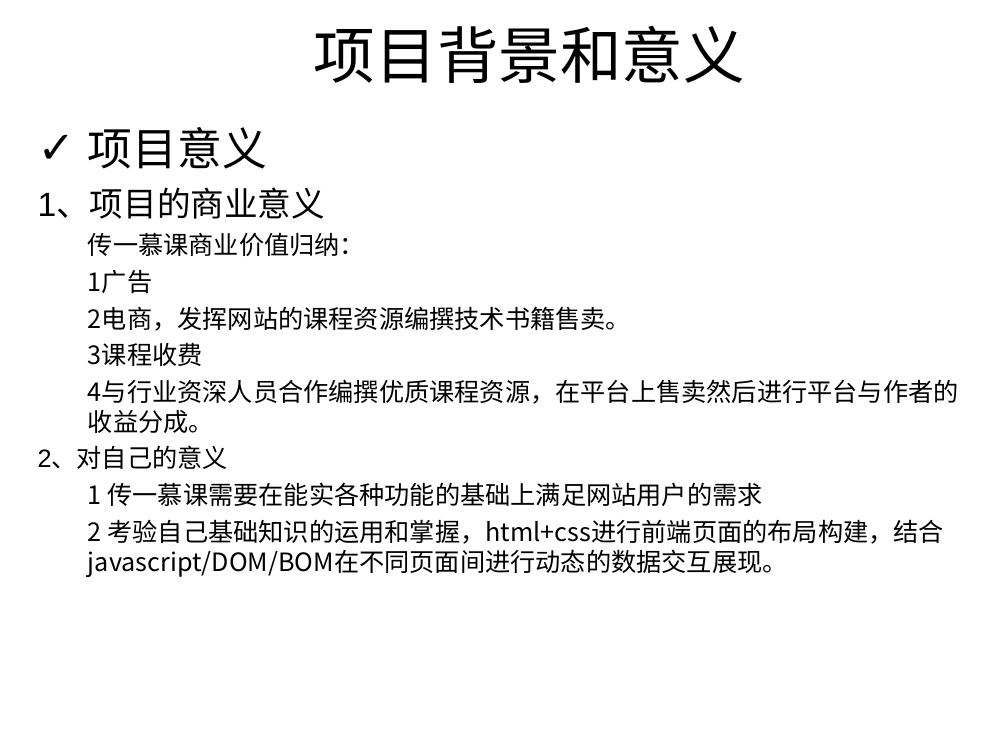
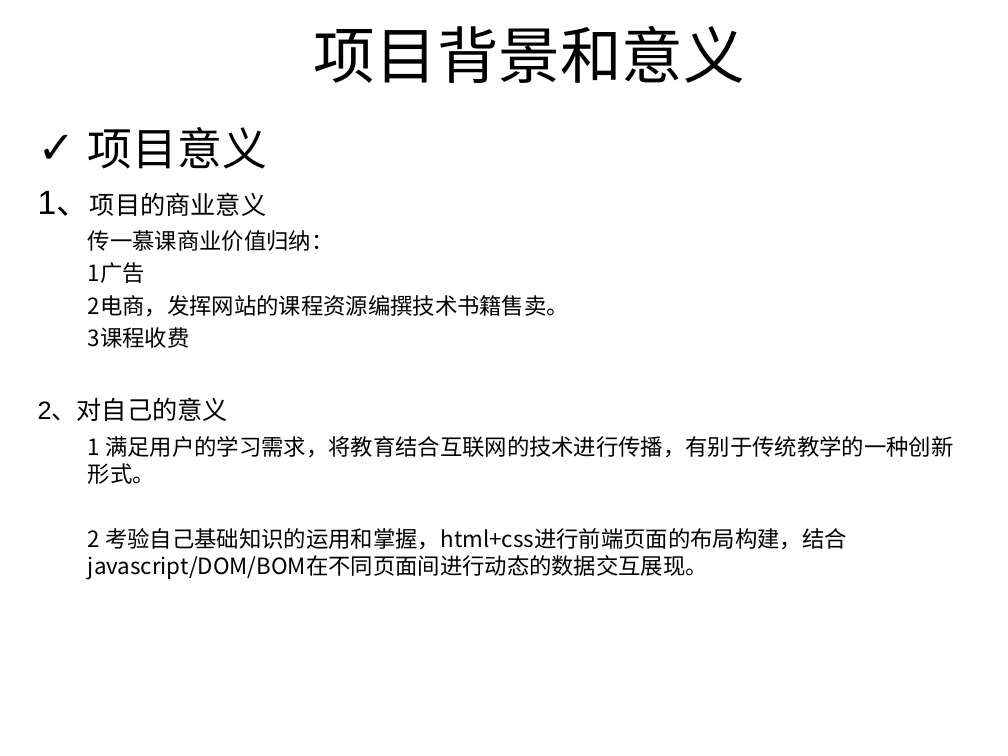
Before and after one commit to chuntong007/CY-work, a slide deck: slide 4 of 一阶项目文件/hx180310林春通一阶评审ppt模板.ppt (slide 5 before the commit). Drawn at 1008x756 pixels with LibreOffice and Linux fonts; fonts in the diff are those of the drawing; background and template pictures are left out. Boxes give left, top, right and bottom in pixels: in the first picture for what was removed or moved away, otherwise in the second. Text is boxed around its words. In the diff, an @@ line names an element or a change of style, - is before the commit and + after.

```diff
--- a/一阶项目文件/hx180310林春通一阶评审ppt模板.ppt
+++ b/一阶项目文件/hx180310林春通一阶评审ppt模板.ppt
@@ text at (x1=38, y1=191, x2=846, y2=579): size 24 to 18 pt in "1、项目的商业意义"; size 18 to 16 pt in "传一慕课商业价值归纳：", "1广告", "2电商，发挥网站的课程资源编撰技术书籍售卖。", "3课程收费" and 1 more places; less space between paragraphs @@
@@ text at (x1=88, y1=379, x2=959, y2=433): paragraph removed @@
-4与行业资深人员合作编撰优质课程资源，在平台上售卖然后进行平台与作者的收益分成。
@@ text at (x1=88, y1=436, x2=953, y2=484): text changed; size 18 to 16 pt @@
-1 传一慕课需要在能实各种功能的基础上满足网站用户的需求
+1 满足用户的学习需求，将教育结合互联网的技术进行传播，有别于传统教学的一种创新形式。
```
Also in this commit, not shown: 13 other slides changed, 5 slides removed, 4 other files.
